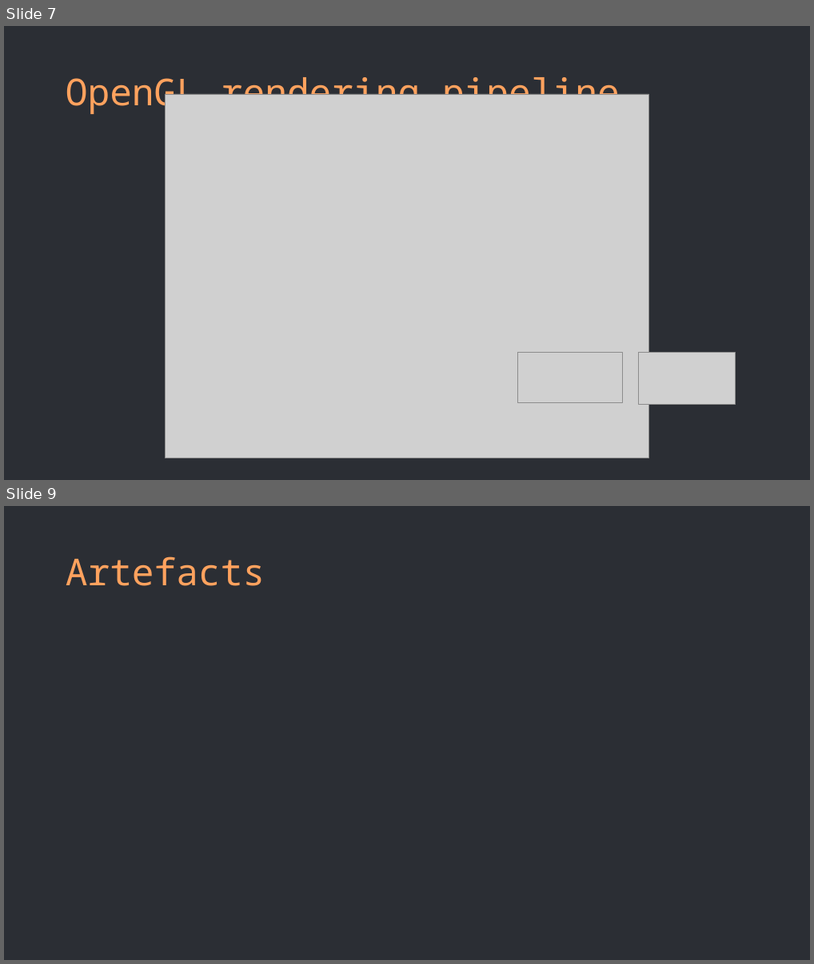
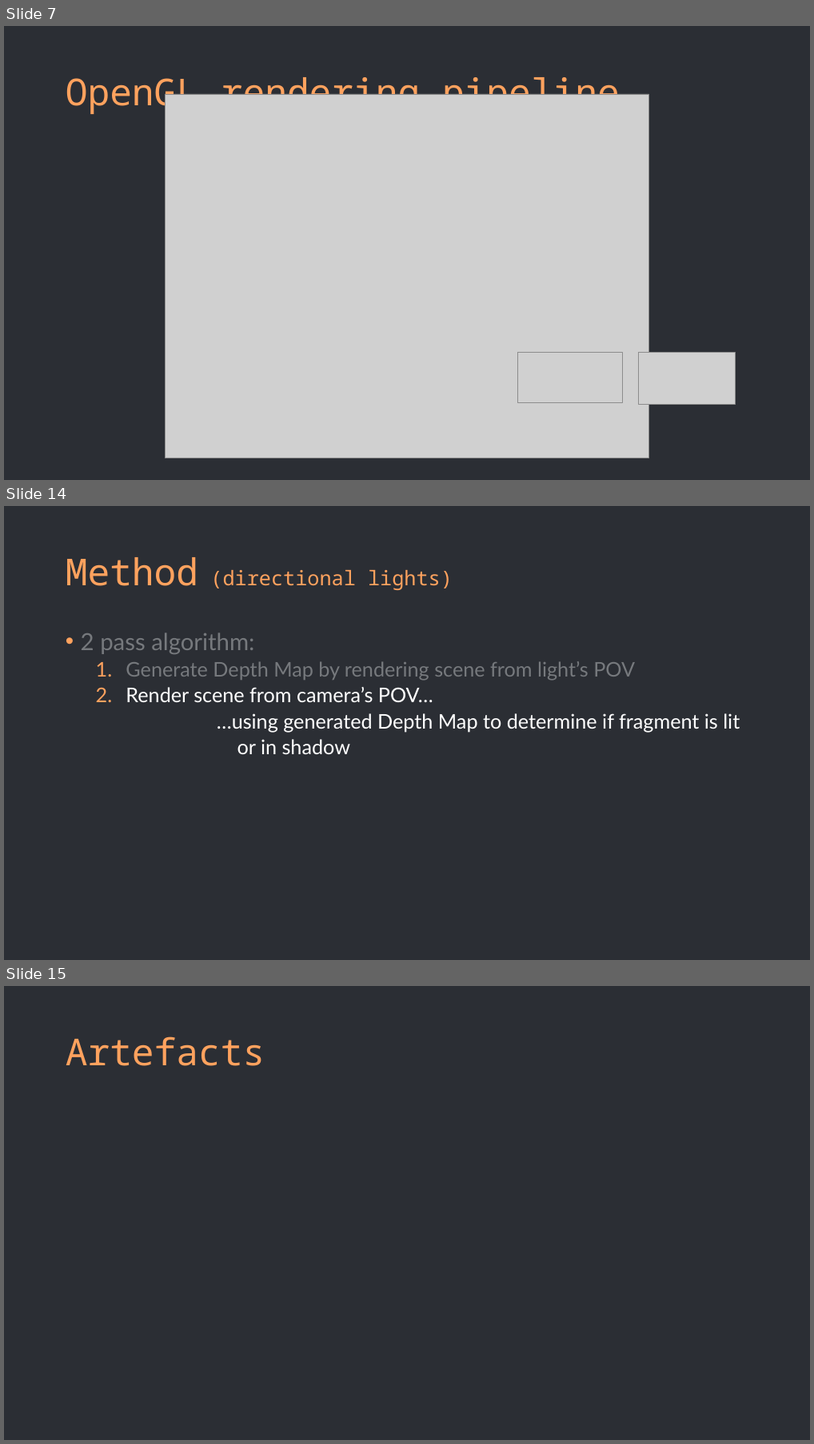
Before and after one commit to Alba-NR/ShadowMapping_TechTalk, a slide deck: slides/slides.pptx. Shown one above the other, each under a label of ours: slides 7 and 9 before the commit, slides 7, 14 and 15 after it; the slides between them are not shown. The pictures are 814x964 and 814x1444 pixels, drawn with LibreOffice and Linux fonts; fonts in the diff are those of the drawing; grey boxes stand for pictures. Boxes give left, top, right and bottom in pixels: in the first picture for what was removed or moved away, otherwise in the second. Text is boxed around its words. In the diff, an @@ line names an element or a change of style, - is before the commit and + after.

Commit message:
Worked on method part of slides
Added more details/structure to the method part of the slides.

Maybe too much content -> too long... Maybe instead of going into specifics of the actual impl in code, just explain process in detail but 'higher level' (w/diagrams & imgs).

```diff
--- a/slides/slides.pptx
+++ b/slides/slides.pptx
@@ slide 14 added at box(4, 506, 810, 960), background #2B2E34 @@
@@ title added at box(66, 557, 453, 590), 24 pt, text #FFA25E @@
+Method (directional lights)
@@ text added at box(81, 632, 740, 754), 24 pt, text #FFFFFF @@
+• 2 pass algorithm:
+  1. Generate Depth Map by rendering scene from light’s POV
+  2. Render scene from camera’s POV…
+  …using generated Depth Map to determine if fragment is lit
+  or in shadow
@@ what was slide 9 is now slide 15 @@
```
Also in this commit, not shown: 1 slide changed, 5 other slides added.
